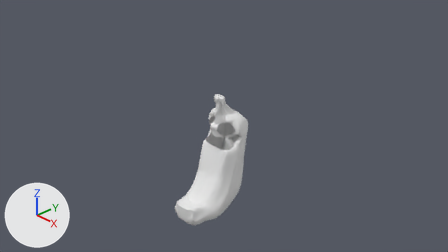
The Blender file _blender/banana.blend, before and after one commit.
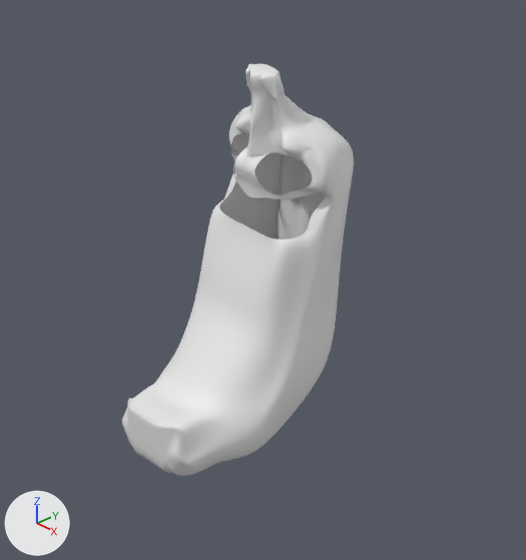
There are two pictures of each version: one from the file's camera 'Camera', one close up on the part from 30% to 68% of the width and 29% to 100% of the height. Every picture has the same lights, and +X, +Y and +Z are marked at lower left.
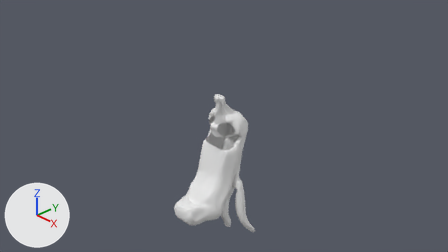
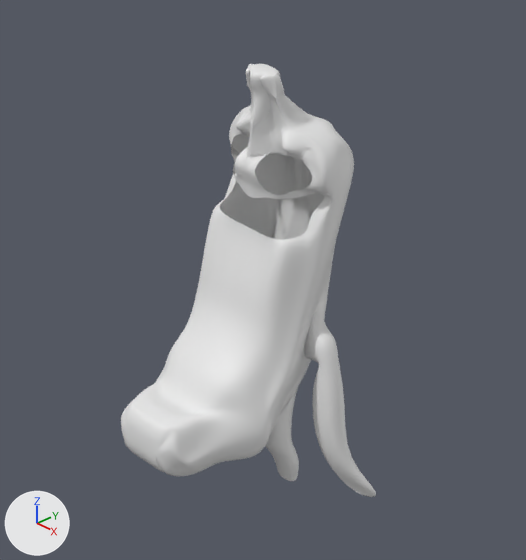
Boxes (x1, y1, x2, y2) around the edits, measured in the close-ups (526 x 560 px):
'Plane', reshaped (10% wider): before (122, 64, 354, 476); after (121, 64, 376, 497)
part 1 of me_plane, built on: before (122, 114, 354, 473); after (121, 115, 376, 497)

Diff of the bpy script that builds the scene:
```diff
--- a/_blender/banana.blend.py
+++ b/_blender/banana.blend.py
@@ me_plane @@
 # used by ob_plane; location = (0.013, 0.0, -0.089); rotation_euler = (1.571, 0.0, 3.142), in degrees (90, 0, 180); scale = (0.069, 0.069, 0.069)
-me_plane.from_pydata(...)  # 249 vertices, 212 faces; spans x 0.0..6.7, y -23.7..9.8, z -15.6..4.3
+me_plane.from_pydata(...)  # 319 vertices, 279 faces; spans x 0.0..12.5, y -29.1..9.8, z -15.8..4.7
+# me_plane part 1
+# 23 faces are deleted
+# 53 vertices move from x 0.0..5.7, y -23.2..4.7, z -15.6..4.3 to x 0.0..5.2, y -23.2..4.4, z -15.8..4.7
+# 70 vertices are added at x 0.0..12.5, y -29.1..-8.8, z -15.8..2.9
+# 90 new faces join them
```
